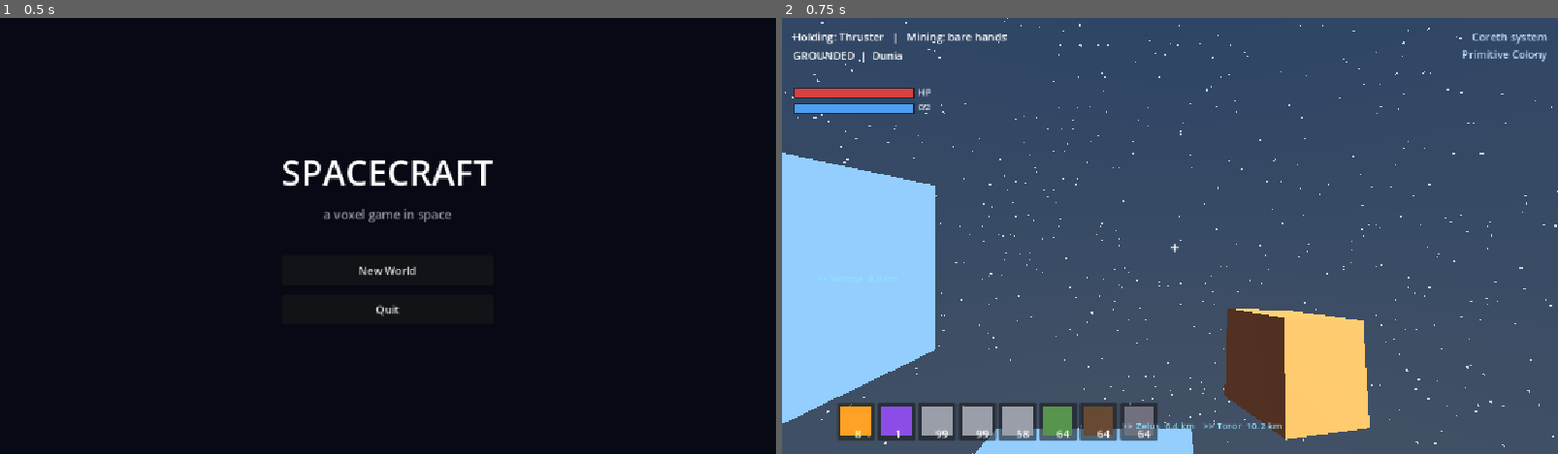
Above: before the commit, frames 1-2 (left to right).
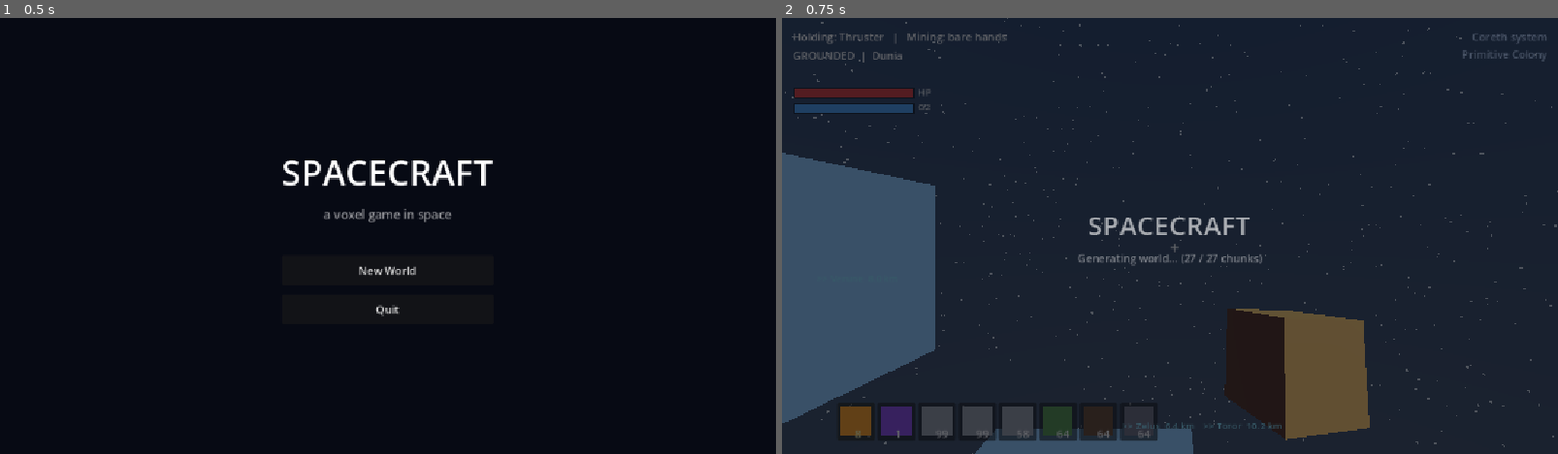
Above: after the commit, the same moments.

Repository: ParkerShelton/space-craft
Game: Godot game, scene res://scenes/Main.tscn
The game is run twice, just before and just after one commit, with the same random seed, the same clock (stepped at 60 frames per second) and the same inputs.
Inputs:
- Up to frame 1 (0.5 s): no input
- Up to frame 2 (0.75 s): click "New World" at 0.5 s

Frame 1 is identical in both runs. In frame 2, 100% of the frame differs, in the area x 0-100%, y 0-100%.

Commit message:
Fix slow world loading, fall-through-void spawns, and add a loading screen
World load was dominated by Planet.stream() rebuilding its entire wanted-chunk
set and re-sorting the load queue with a GDScript lambda comparator every
single physics tick regardless of player movement, plus a creature look_at
bug that spammed colinear-vector warnings (with full backtraces) from flying
fauna every tick. Also tightened settlement lookups in generation_sample
(vertical bound + merged/deduped building scans) and gated fauna/NPC spawning
on the chunk's collision actually being streamed in, not just "terrain says
solid here" (Planet._chunk_ready_at), so nothing spawns into an ungenerated
void. Added a loading screen that waits for real collision near the player
before revealing the world, with a temporary meshing-throughput boost while
it's shown. Advanced-tier home worlds went from 20-27s (sometimes timing out)
to a consistent 1-2s.

Co-Authored-By: Claude Opus 4.8 <noreply@anthropic.com>

Diff:
--- a/scripts/creature.gd
+++ b/scripts/creature.gd
@@ -506,7 +506,20 @@
 		wish = wish.normalized()
 	velocity = velocity.lerp(wish * moving_speed, clampf(delta * 2.0, 0.0, 1.0))
 	if velocity.length() > 0.1:
-		look_at(global_position + velocity.normalized(), Vector3.UP)
+		# World UP goes colinear with the flight direction whenever a creature
+		# climbs/dives near a pole (this planet's local "up" isn't world Y) --
+		# that spammed a "Target and up vectors are colinear" warning (with a
+		# full backtrace) every physics tick for any such creature, which is
+		# expensive enough on its own to noticeably slow the whole game down.
+		# Use the planet-relative up instead, with a perpendicular fallback for
+		# the rare case flight direction and even that are still colinear.
+		var fwd := velocity.normalized()
+		var up_dir := -_inward_dir(global_position)
+		if up_dir == Vector3.ZERO:
+			up_dir = Vector3.UP
+		if absf(fwd.dot(up_dir)) > 0.999:
+			up_dir = Vector3.RIGHT if absf(fwd.dot(Vector3.RIGHT)) < 0.9 else Vector3.FORWARD
+		look_at(global_position + fwd, up_dir)
 	move_and_slide()
 
 
--- a/scripts/main.gd
+++ b/scripts/main.gd
@@ -141,6 +141,7 @@
 	if _menu_layer != null:
 		_menu_layer.queue_free()
 		_menu_layer = null
+	_show_loading_screen()
 
 	var world := _world
 	var wseed := world.saved_world_seed() if load_existing else _rand_seed()
@@ -184,6 +185,96 @@
 		var pcc := ground.chunk_of(ground.world_to_voxel(player.global_position))
 		for dy in range(1, -4, -1):
 			ground.build_chunk_sync(pcc + Vector3i(0, dy, 0))
+
+	# Frame smoothness doesn't matter behind an opaque loading screen, so push
+	# far more chunks through the worker pool than we'd ever allow once the
+	# world is visible -- this is the single biggest lever for shortening the
+	# wait, on top of the generation_sample optimizations.
+	ground.set_fast_loading(true)
+	await _wait_for_world_ready(ground, player)
+	ground.set_fast_loading(false)
+	_hide_loading_screen()
+
+
+# --- loading screen -------------------------------------------------------------
+
+const LOAD_READY_RADIUS := 1    # chunk radius that must have real collision before we reveal the world
+const LOAD_TIMEOUT_SEC := 25.0  # safety cap so a bug elsewhere can't hang the screen forever
+var _loading_layer: CanvasLayer
+var _loading_root: Control  # fades out on hide -- CanvasLayer itself has no modulate
+var _loading_label: Label
+
+func _show_loading_screen() -> void:
+	_loading_layer = CanvasLayer.new()
+	_loading_layer.layer = 20
+	add_child(_loading_layer)
+	_loading_root = Control.new()
+	_loading_root.set_anchors_preset(Control.PRESET_FULL_RECT)
+	_loading_layer.add_child(_loading_root)
+	var bg := ColorRect.new()
+	bg.color = Color(0.02, 0.03, 0.06, 1.0)
+	bg.set_anchors_preset(Control.PRESET_FULL_RECT)
+	_loading_root.add_child(bg)
+	var center := CenterContainer.new()
+	center.set_anchors_preset(Control.PRESET_FULL_RECT)
+	_loading_root.add_child(center)
+	var vb := VBoxContainer.new()
+	vb.add_theme_constant_override("separation", 10)
+	vb.alignment = BoxContainer.ALIGNMENT_CENTER
+	center.add_child(vb)
+	var title := Label.new()
+	title.text = "SPACECRAFT"
+	title.horizontal_alignment = HORIZONTAL_ALIGNMENT_CENTER
+	title.add_theme_font_size_override("font_size", 40)
+	vb.add_child(title)
+	_loading_label = Label.new()
+	_loading_label.text = "Generating world…"
+	_loading_label.horizontal_alignment = HORIZONTAL_ALIGNMENT_CENTER
+	_loading_label.modulate = Color(1, 1, 1, 0.7)
+	vb.add_child(_loading_label)
+
+
+func _hide_loading_screen() -> void:
+	if _loading_layer == null:
+		return
+	var layer := _loading_layer
+	var root := _loading_root
+	_loading_layer = null
+	_loading_root = null
+	var tw := create_tween()
+	tw.tween_property(root, "modulate:a", 0.0, 0.5)
+	tw.tween_callback(layer.queue_free)
+
+
+## Waits until a safe radius of chunks around the player has REAL collision --
+## not just "generation_sample says solid ground here" (see
+## Planet._chunk_ready_at for why that distinction matters: terrain is a pure
+## function that answers instantly everywhere, but there's nothing to actually
+## stand on until a chunk's mesh has been built and applied on the main
+## thread). Updates the loading label with progress; capped by LOAD_TIMEOUT_SEC
+## so a bug elsewhere can't hang the loading screen forever -- worst case you
+## just see an incomplete world, same as before this existed.
+func _wait_for_world_ready(ground: Planet, player: Player) -> void:
+	var elapsed := 0.0
+	while elapsed < LOAD_TIMEOUT_SEC:
+		var cc0 := ground.chunk_of(ground.world_to_voxel(player.global_position))
+		var total := 0
+		var have := 0
+		for dx in range(-LOAD_READY_RADIUS, LOAD_READY_RADIUS + 1):
+			for dy in range(-LOAD_READY_RADIUS, LOAD_READY_RADIUS + 1):
+				for dz in range(-LOAD_READY_RADIUS, LOAD_READY_RADIUS + 1):
+					var cc := cc0 + Vector3i(dx, dy, dz)
+					if not ground._chunk_possibly_solid(cc):
+						continue
+					total += 1
+					if ground.loaded_chunks.has(cc):
+						have += 1
+		if _loading_label != null:
+			_loading_label.text = "Generating world… (%d / %d chunks)" % [have, maxi(total, 1)]
+		if total == 0 or have >= total:
+			return
+		await get_tree().process_frame
+		elapsed += get_process_delta_time()
 
 
 # Deterministically create a system's planets from its seed. Planet 0 is the
--- a/scripts/planet.gd
+++ b/scripts/planet.gd
@@ -133,10 +133,26 @@
 var loaded_chunks := {}
 # chunks waiting to be dispatched to a worker thread
 var _load_queue: Array[Vector3i] = []
+var _load_queue_set := {}  # mirrors _load_queue's contents for O(1) membership checks
 
 # --- threaded meshing state ---
-const MAX_INFLIGHT := 24     # concurrent worker tasks in flight
-const APPLY_PER_FRAME := 6   # results turned into meshes per frame (main-thread cost)
+# Variables, not consts: main.gd's loading screen temporarily raises these
+# while it's shown -- frame smoothness doesn't matter behind an opaque
+# loading screen, so we can push far more chunks through at once to shorten
+# the wait, then drop back to the normal pacing once gameplay is visible.
+var MAX_INFLIGHT := 24        # concurrent worker tasks in flight
+var APPLY_PER_FRAME := 6      # results turned into meshes per frame (main-thread cost)
+const MAX_INFLIGHT_NORMAL := 24
+const APPLY_PER_FRAME_NORMAL := 6
+const MAX_INFLIGHT_FAST_LOAD := 64
+const APPLY_PER_FRAME_FAST_LOAD := 24
+
+## Called by main.gd's loading screen: push far more chunks through per frame
+## while the screen hides any jank, then restore normal pacing once the world
+## is revealed.
+func set_fast_loading(enabled: bool) -> void:
+	MAX_INFLIGHT = MAX_INFLIGHT_FAST_LOAD if enabled else MAX_INFLIGHT_NORMAL
+	APPLY_PER_FRAME = APPLY_PER_FRAME_FAST_LOAD if enabled else APPLY_PER_FRAME_NORMAL
 var _inflight := {}          # cc -> WorkerThreadPool task id
 var _ready_data := {}        # cc -> mesh data dict (filled by workers)
 var _ready_mutex := Mutex.new()
@@ -309,10 +325,13 @@
 		return  # no solid ground here
 	if get_id(stand_v) != Blocks.AIR:
 		return  # no headroom
+	var spawn_pos := to_global(door_local + up * 0.05)
+	if not _chunk_ready_at(spawn_pos):
+		return  # ground is correct in theory but no real collision here yet
 	var sp: Dictionary = npc_species[randi() % npc_species.size()]
 	var c := Creature.new()
 	add_child(c)
-	c.global_position = to_global(door_local + up * 0.05)
+	c.global_position = spawn_pos
 	c.configure(sp, self, world, to_global(anchor), float(st["radius"]))
 	_npcs.append(c)
 
@@ -514,7 +533,21 @@
 	return {}
 
 
+## Is the chunk at this world point actually streamed in (real collision mesh
+## applied), not just "generation_sample says solid ground here"? Terrain is a
+## pure function so get_id/generation_sample answer instantly everywhere on the
+## planet regardless of streaming state -- but there's nothing to physically
+## stand on until the chunk's mesh/collision has actually been built and
+## applied on the main thread. Spawning without this check let creatures/NPCs
+## land on ground that was correct in theory but not yet solid in practice,
+## and they'd fall straight through into the void until it eventually streamed in.
+func _chunk_ready_at(world_pos: Vector3) -> bool:
+	return loaded_chunks.has(chunk_of(world_to_voxel(world_pos)))
+
+
 func _spawn_at(world_pos: Vector3, sp: Dictionary, world: WorldManager) -> void:
+	if not _chunk_ready_at(world_pos):
+		return
 	var c := Creature.new()
 	add_child(c)
 	c.global_position = world_pos
@@ -900,19 +933,26 @@
 	# settlement), blending smoothly back to the natural surface just past its
 	# walls -- otherwise a building the noisy terrain didn't happen to match ends
 	# up half-buried on one side and floating on the other.
-	if not settlements.is_empty():
-		var padded := _settlement_pad_surf(p, surf)
-		if padded >= 0.0:
-			surf = padded
+	#
+	# The vertical guard below is a real perf fix, not just tidiness: without it,
+	# EVERY voxel query anywhere on the planet -- the core, bedrock on the far
+	# side, anywhere -- paid for a full settlement/building lookup the instant
+	# any settlement existed at all, since this ran unconditionally before even
+	# checking how far the voxel was from the surface. Grading only ever affects
+	# a thin band near the surface (a little below it, up to a building's own
+	# height above it), so anything outside that band can never be touched by it.
+	var settle: Dictionary = {}
+	if not settlements.is_empty() and d > surf - 20.0 and d < surf + settlement_reach + 10.0:
+		settle = _settlement_at(p, surf)
+		if float(settle.get("surf", -1.0)) >= 0.0:
+			surf = settle["surf"]
 
 	if d > surf:
 		# above the terrain: a building takes priority (so trees don't grow through
 		# houses), then water fills anything up to the water level, otherwise maybe
 		# a tree, otherwise air
-		if not settlements.is_empty() and d <= surf + settlement_reach + 2.0:
-			var sid := _settlement_id_at(p)
-			if sid != Blocks.AIR:
-				return sid
+		if not settle.is_empty() and int(settle.get("block", Blocks.AIR)) != Blocks.AIR:
+			return int(settle["block"])
 		if water_style != WATER_NONE and d <= water_level:
 			return _water_block()
 		if tree_density > 0.0 and d <= surf + tree_reach:
@@ -1219,10 +1259,11 @@
 ## spire's fixed cell) at world point `p` -- -1.0 if `p` is out of its range.
 ## Pulled out so the landmark doesn't need its own slightly-different copy of
 ## this math (the exact divergence-between-copies bug class logged earlier).
-func _building_pad(p: Vector3, anchor: Vector3, u: Vector3, v: Vector3,
-		cx: int, cy: int, cu: float, cv: float, st: Dictionary, natural_surf: float) -> float:
-	var plan := _building_plan(cx, cy, st)
-	var base := _building_base(anchor, u, v, cu, cv)
+## Takes an already-computed plan/base (see _settlement_at) instead of
+## recomputing them -- _building_plan does several _hash01 calls and
+## _building_base does a real noise sample (_surf), so calling this and
+## _building_block separately for the same cell used to pay for both twice.
+func _building_pad(p: Vector3, u: Vector3, v: Vector3, base: Vector3, plan: Dictionary, natural_surf: float) -> float:
 	var brel := p - base
 	var lu := brel.dot(u)
 	var lv := brel.dot(v)
@@ -1234,25 +1275,18 @@
 	return lerpf(_norm(base), natural_surf, smoothstep(0.0, 1.0, t))
 
 
-func _settlement_pad_surf(p: Vector3, natural_surf: float) -> float:
-	var best := -1.0
-	for st in settlements:
-		var anchor: Vector3 = st["anchor"]
-		var u: Vector3 = st["u"]
-		var v: Vector3 = st["v"]
-		if bool(st.get("advanced", false)):
-			var lb := _building_pad(p, anchor, u, v, LANDMARK_CELL_X, LANDMARK_CELL_Y, 0.0, 0.0, st, natural_surf)
-			if lb >= 0.0:
-				best = lb if best < 0.0 else maxf(best, lb)
-		for b in _nearby_buildings(p, st, 20.0):
-			var bl := _building_pad(p, anchor, u, v, b["cx"], b["cy"], b["cu"], b["cv"], st, natural_surf)
-			if bl >= 0.0:
-				best = bl if best < 0.0 else maxf(best, bl)
-	return best
-
-
-## Is `p` inside a settlement building? Returns the block id, or AIR.
-func _settlement_id_at(p: Vector3) -> int:
+## Combined ground-grading + block-id lookup for one voxel. Originally these
+## were two completely separate scans (_settlement_pad_surf / _settlement_id_at),
+## each independently re-discovering the same nearby buildings and recomputing
+## _building_plan for them -- a real, measured performance bug: it roughly
+## doubled the cost of every above-ground voxel near a settlement, and a big
+## Advanced-tier city (150-unit plaza, multi-story towers with lots of above-
+## ground air-space to query) could take ~500ms to mesh a single chunk as a
+## result. One pass over the candidate buildings now does both jobs at once.
+## Returns {"surf": graded height or -1.0, "block": building's id or AIR}.
+func _settlement_at(p: Vector3, natural_surf: float) -> Dictionary:
+	var graded := -1.0
+	var block := Blocks.AIR
 	for st in settlements:
 		var anchor: Vector3 = st["anchor"]
 		var up: Vector3 = st["up"]
@@ -1261,14 +1295,26 @@
 		if bool(st.get("advanced", false)):
 			var rel0 := p - anchor
 			if Vector2(rel0.dot(u), rel0.dot(v)).length() <= 20.0:
-				var lid := _building_block(p, anchor, up, u, v, 0.0, 0.0, LANDMARK_CELL_X, LANDMARK_CELL_Y, st)
-				if lid != Blocks.AIR:
-					return lid
-		for b in _nearby_buildings(p, st, 12.0):
-			var id := _building_block(p, anchor, up, u, v, b["cu"], b["cv"], b["cx"], b["cy"], st)
-			if id != Blocks.AIR:
-				return id
-	return Blocks.AIR
+				var lplan := _building_plan(LANDMARK_CELL_X, LANDMARK_CELL_Y, st)
+				var lbase := _building_base(anchor, u, v, 0.0, 0.0)
+				var lb := _building_pad(p, u, v, lbase, lplan, natural_surf)
+				if lb >= 0.0:
+					graded = lb if graded < 0.0 else maxf(graded, lb)
+				if block == Blocks.AIR:
+					var lid := _building_block(p, up, u, v, lbase, lplan, 0.0, 0.0, st)
+					if lid != Blocks.AIR:
+						block = lid
+		for b in _nearby_buildings(p, st, 20.0):
+			var plan := _building_plan(b["cx"], b["cy"], st)
+			var base := _building_base(anchor, u, v, b["cu"], b["cv"])
+			var bl := _building_pad(p, u, v, base, plan, natural_surf)
+			if bl >= 0.0:
+				graded = bl if graded < 0.0 else maxf(graded, bl)
+			if block == Blocks.AIR:
+				var id := _building_block(p, up, u, v, base, plan, b["cu"], b["cv"], st)
+				if id != Blocks.AIR:
+					block = id
+	return {"surf": graded, "block": block}
 
 
 ## Would a tree rooted at world point `base` collide with a settlement? Trees
@@ -1326,17 +1372,17 @@
 
 
 ## One building's voxel at `p`. All comparisons are exact integer tests against
-## the building's plan, so walls/roofs are always complete.
-func _building_block(p: Vector3, anchor: Vector3, up: Vector3, u: Vector3, v: Vector3,
-		cu: float, cv: float, cx: int, cy: int, st: Dictionary) -> int:
-	var plan := _building_plan(cx, cy, st)
+## the building's plan, so walls/roofs are always complete. Takes an already-
+## computed plan/base (see _building_pad's comment on why -- calling this and
+## _building_pad separately for the same cell used to pay for both twice).
+func _building_block(p: Vector3, up: Vector3, u: Vector3, v: Vector3, base: Vector3, plan: Dictionary,
+		cu: float, cv: float, st: Dictionary) -> int:
 	var hw: int = plan["hw"]
 	var hd: int = plan["hd"]
 	var h: int = plan["h"]
 	var style: int = plan["style"]
 	var floors: int = plan["floors"]
 
-	var base := _building_base(anchor, u, v, cu, cv)
 	var rel := p - base
 	var iu := roundi(rel.dot(u))
 	var iv := roundi(rel.dot(v))
@@ -1531,9 +1577,27 @@
 
 # --- streaming ----------------------------------------------------------------
 
+var _stream_last_cc0 := Vector3i(0x7fffffff, 0, 0)  # sentinel: never a real chunk coord
+var _stream_last_rd := -1
+
 ## Keep chunks within `rd` (chunk radius) of `center_voxel` loaded; unload the rest.
+##
+## This used to rebuild its whole "wanted" set (up to (2*rd+1)^3 candidates,
+## e.g. 1331 at rd=5) AND fully re-sort the load queue with a GDScript lambda
+## comparator, on EVERY call -- and it's called every single physics frame
+## from WorldManager, whether or not the player has actually moved. That
+## dwarfed the actual per-chunk meshing cost during a fresh world load: at
+## rd=5 with a large queue, this alone measured as the dominant real-world
+## bottleneck, far more than settlement lookups or cave noise. The "wanted"
+## set and queue order only change when the player crosses into a new chunk,
+## so skip all of this when cc0/rd haven't changed since last call -- queued
+## chunks still get dispatched every frame via process_load_queue regardless.
 func stream(center_voxel: Vector3i, rd: int) -> void:
 	var cc0 := chunk_of(center_voxel)
+	if cc0 == _stream_last_cc0 and rd == _stream_last_rd:
+		return
+	_stream_last_cc0 = cc0
+	_stream_last_rd = rd
 	var wanted := {}
 	for dx in range(-rd, rd + 1):
 		for dy in range(-rd, rd + 1):
@@ -1541,8 +1605,9 @@
 				var cc := cc0 + Vector3i(dx, dy, dz)
 				if _chunk_possibly_solid(cc):
 					wanted[cc] = true
-					if not loaded_chunks.has(cc) and not _load_queue.has(cc):
+					if not loaded_chunks.has(cc) and not _load_queue_set.has(cc):
 						_load_queue.append(cc)
+						_load_queue_set[cc] = true
 	# unload chunks we no longer want (but let in-flight builds finish first)
 	for cc in loaded_chunks.keys():
 		if not wanted.has(cc) and not _inflight.has(cc):
@@ -1551,6 +1616,9 @@
 			node.queue_free()
 	# drop queued loads that are no longer wanted
 	_load_queue = _load_queue.filter(func(cc): return wanted.has(cc))
+	_load_queue_set.clear()
+	for cc in _load_queue:
+		_load_queue_set[cc] = true
 	# nearest-first so the world fills outward from the player
 	_load_queue.sort_custom(func(a, b): return (a - cc0).length_squared() < (b - cc0).length_squared())
 
@@ -1595,6 +1663,7 @@
 	# 3) dispatch new chunk loads with whatever capacity remains
 	while _inflight.size() < MAX_INFLIGHT and not _load_queue.is_empty():
 		var cc: Vector3i = _load_queue.pop_front()
+		_load_queue_set.erase(cc)
 		if loaded_chunks.has(cc):
 			continue
 		_spawn_chunk_node(cc)
